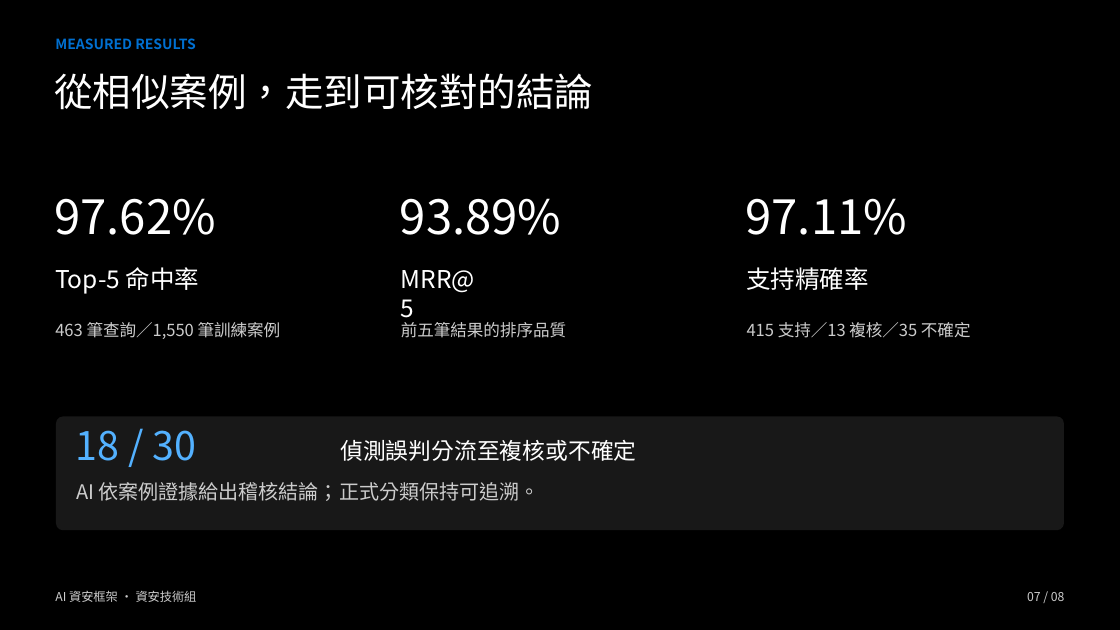
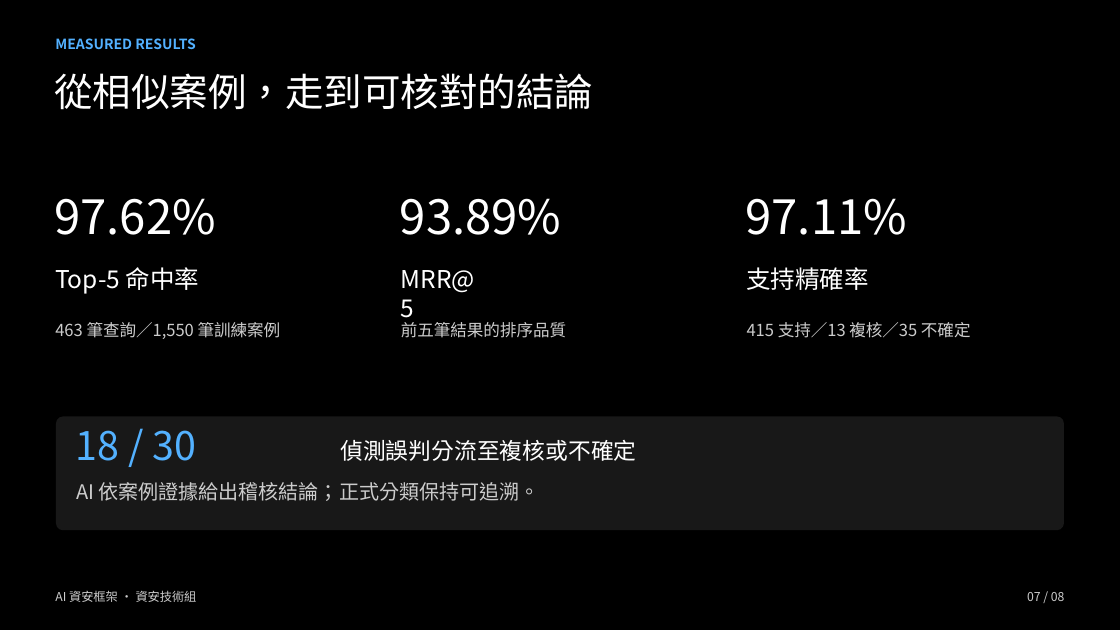
Before and after one commit to Lily09-project/innoserve-competition, a slide deck: slide 7 of deliverables/決賽簡報_AI資安框架.pptx. Drawn at 1120x630 pixels with LibreOffice and Linux fonts; fonts in the diff are those of the drawing. Boxes give left, top, right and bottom in pixels: in the first picture for what was removed or moved away, otherwise in the second. Text is boxed around its words. In the diff, an @@ line names an element or a change of style, - is before the commit and + after.

```diff
--- a/deliverables/決賽簡報_AI資安框架.pptx
+++ b/deliverables/決賽簡報_AI資安框架.pptx
@@ text "MEASURED RESULTS" at [55,38,196,50]: text colour #0070D1 to #53B1FF @@
```
Also in this commit, not shown: 3 other slides changed, 38 other files.
